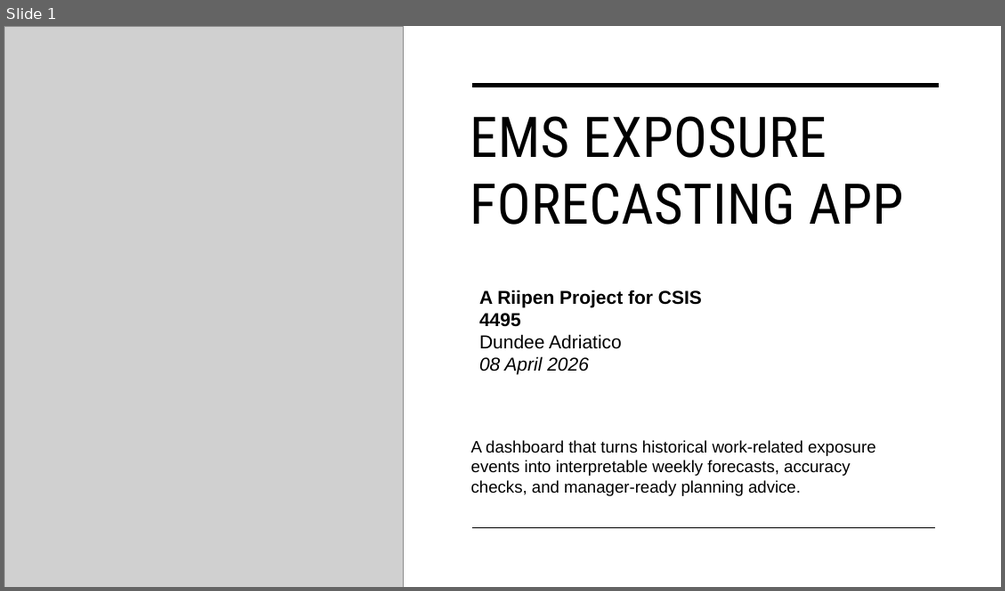
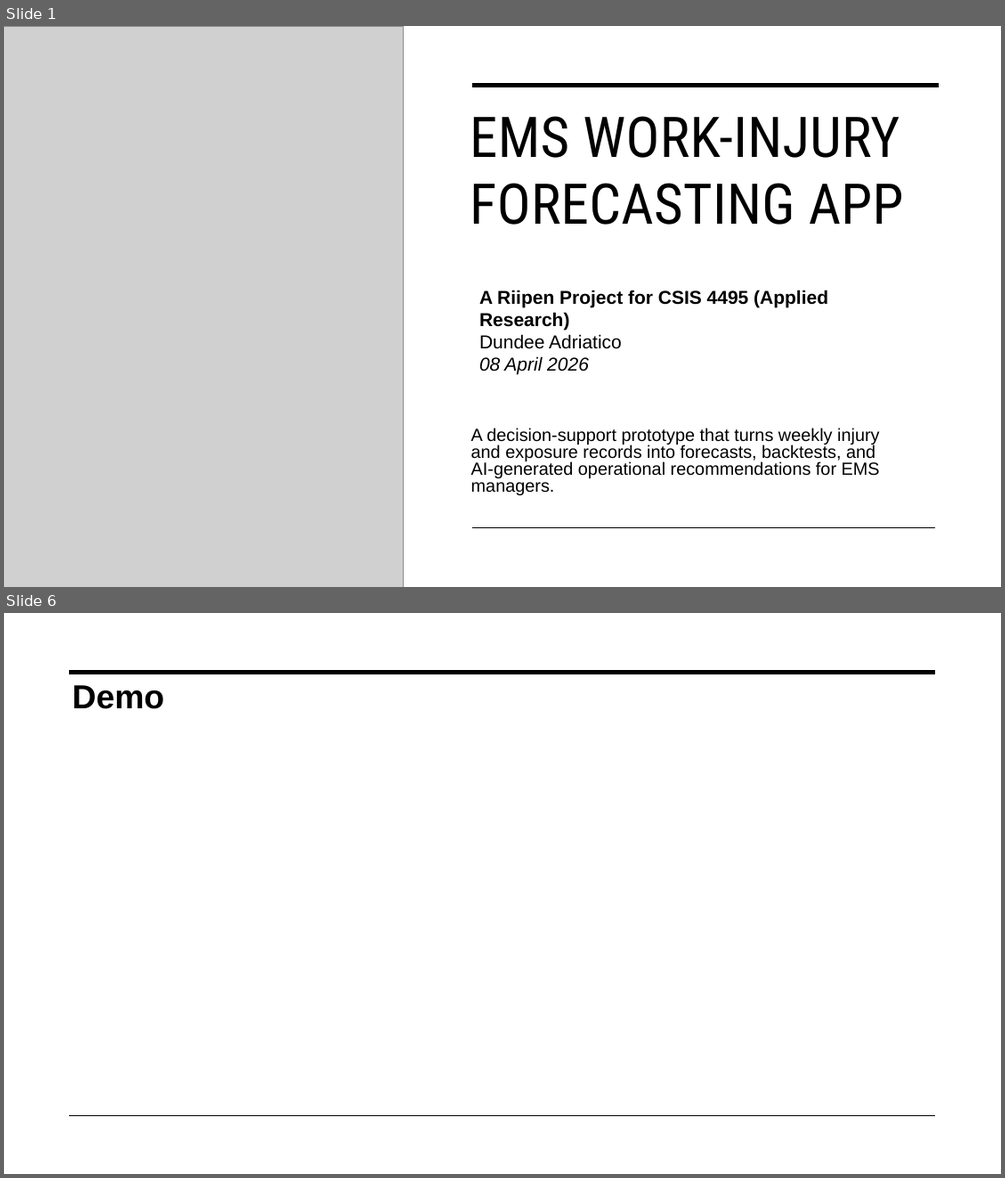
Before and after one commit to dondemici/W26_4495_S2_DundeeA, a slide deck: DocumentsAndReports/EMS Exposure Forecasting App Deck.pptx. Shown one above the other, each under a label of ours: slide 1 before the commit, slides 1 and 6 after it; the slides between them are not shown. The pictures are 1005x591 and 1005x1178 pixels, drawn with LibreOffice and Linux fonts; fonts in the diff are those of the drawing; grey boxes stand for pictures. Boxes give left, top, right and bottom in pixels: in the first picture for what was removed or moved away, otherwise in the second. Text is boxed around its words. In the diff, an @@ line names an element or a change of style, - is before the commit and + after.

```diff
--- a/DocumentsAndReports/EMS Exposure Forecasting App Deck.pptx
+++ b/DocumentsAndReports/EMS Exposure Forecasting App Deck.pptx
@@ slide 6 added at (4,613,1001,1174), background #FFFFFF @@
@@ line added from (70, 672) to (936, 672), #000000 3.5 pt @@
@@ text added at (73,685,165,709), 32 pt, text #000000, bold @@
+Demo
@@ line added from (70, 1116) to (936, 1116), #000000 1 pt @@
@@ slide 1 changed as well @@
@@ picture added at (4,26,403,587) @@
@@ title at (469,116,904,224): text changed @@
-EMS EXPOSURE FORECASTING APP
+EMS WORK-INJURY FORECASTING APP
@@ text at (479,289,828,329): text changed @@
-A Riipen Project for CSIS 4495
+A Riipen Project for CSIS 4495 (Applied Research)
@@ subtitle at (471,427,880,495): text changed; size 16 to 17 pt @@
-A dashboard that turns historical work-related exposure events into interpretable weekly forecasts, accuracy checks, and manager-ready planning advice.
+A decision-support prototype that turns weekly injury and exposure records into forecasts, backtests, and AI-generated operational recommendations for EMS managers.
```
Also in this commit, not shown: 5 other slides added, 5 slides removed, 2 other files.
